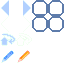
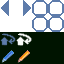
Layered file, before and after one edit (64x64). Changes by layer:
painted on "New Layer" over [1, 0, 31, 32]
painted on "Background" over [0, 0, 64, 64]
